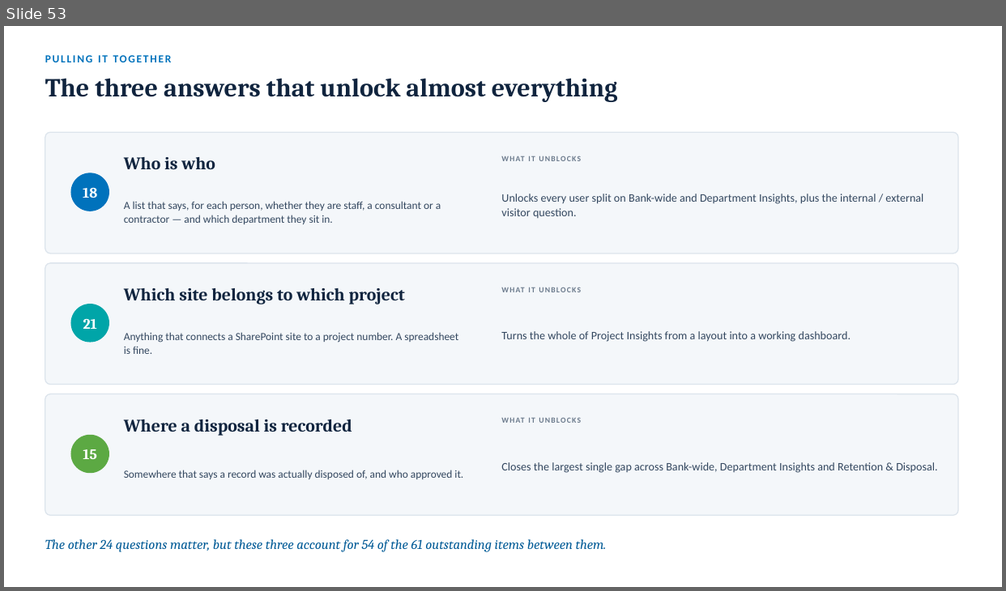
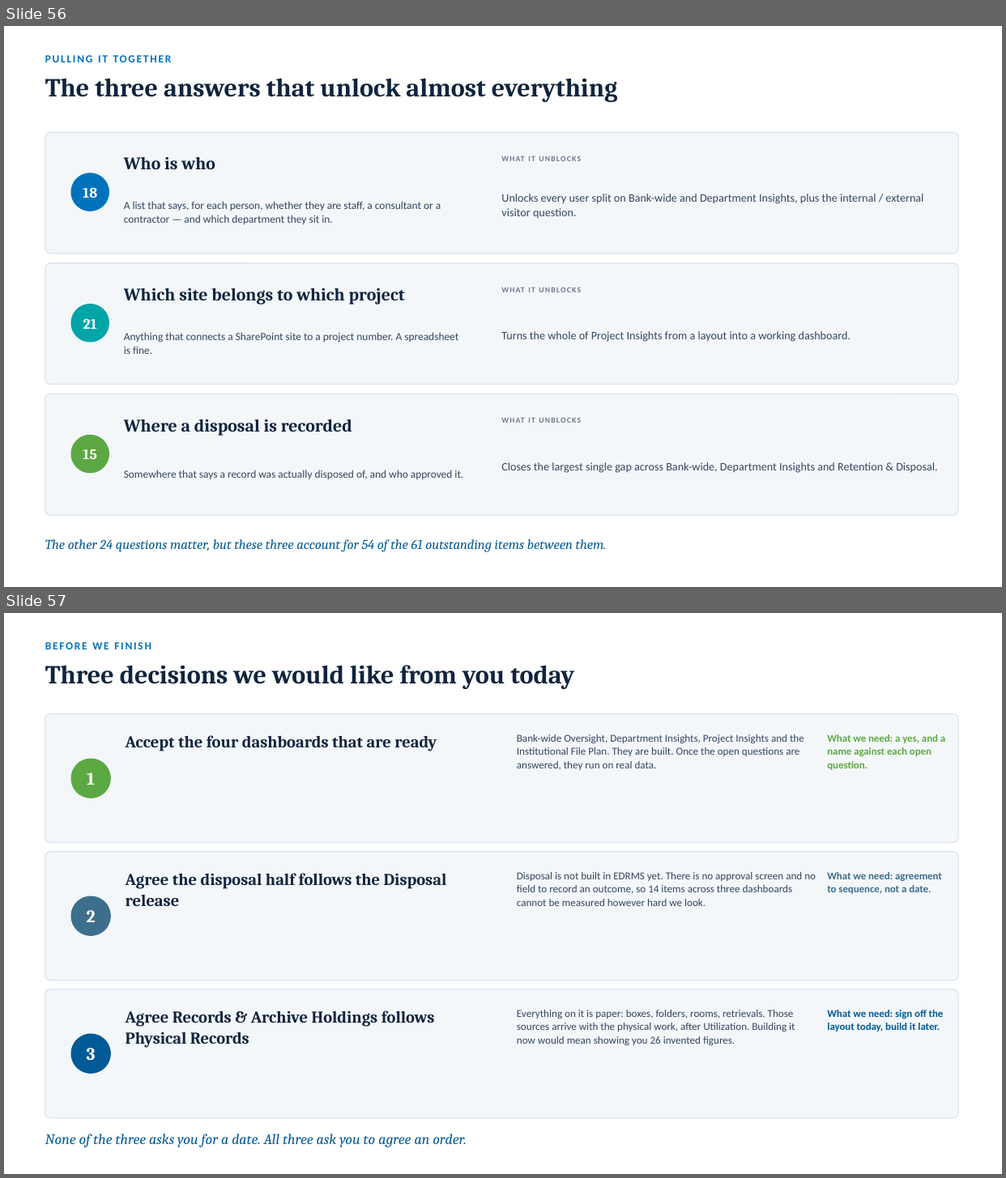
Before and after one commit to perezfiles01-droid/Jim, a slide deck: EDRMS_Client_Workshop_2026-08-22.pptx. Shown one above the other, each under a label of ours: slide 53 before the commit, slides 56 and 57 after it. The pictures are 1006x591 and 1006x1178 pixels, drawn with LibreOffice and Linux fonts; fonts in the diff are those of the drawing. Boxes give left, top, right and bottom in pixels: in the first picture for what was removed or moved away, otherwise in the second. Text is boxed around its words. In the diff, an @@ line names an element or a change of style, - is before the commit and + after.

```diff
--- a/EDRMS_Client_Workshop_2026-08-22.pptx
+++ b/EDRMS_Client_Workshop_2026-08-22.pptx
@@ slide 57 added at [4,613,1002,1174], background #FFFFFF @@
@@ text added at [45,642,151,649], 10.5 pt, text #0072BC, bold @@
+BEFORE WE FINISH
@@ text added at [45,665,574,689], 25 pt, text #10243E, bold @@
+Three decisions we would like from you today
@@ rounded rectangle added at [45,714,958,843], fill #F4F7FA, outline #DCE4EC 1 pt @@
@@ text added at [126,735,437,752], 16 pt, text #10243E, bold @@
+Accept the four dashboards that are ready
@@ text added at [517,735,804,770], 10.2 pt, text #33475F @@
+Bank-wide Oversight, Department Insights, Project Insights and the Institutional File Plan. They are built. Once the open questions are answered, they run on real data.
@@ text added at [827,735,945,770], 10 pt, text #5CA943, bold @@
+What we need: a yes, and a name against each open question.
@@ ellipse added at [71,759,110,798], fill #5CA943, outline #5CA943 1 pt @@
@@ text added at [87,773,95,785], 17 pt, text #FFFFFF, bold @@
+1
@@ rounded rectangle added at [45,852,958,981], fill #F4F7FA, outline #DCE4EC 1 pt @@
@@ text added at [126,873,447,906], 16 pt, text #10243E, bold @@
+Agree the disposal half follows the Disposal release
@@ text added at [517,872,816,906], 10.2 pt, text #33475F @@
+Disposal is not built in EDRMS yet. There is no approval screen and no field to record an outcome, so 14 items across three dashboards cannot be measured however hard we look.
@@ text added at [827,872,942,894], 10 pt, text #3D6E8C, bold @@
+What we need: agreement to sequence, not a date.
@@ ellipse added at [71,897,110,935], fill #3D6E8C, outline #3D6E8C 1 pt @@
@@ text added at [87,910,96,922], 17 pt, text #FFFFFF, bold @@
+2
@@ rounded rectangle added at [45,990,958,1118], fill #F4F7FA, outline #DCE4EC 1 pt @@
@@ text added at [126,1011,435,1048], 16 pt, text #10243E, bold @@
+Agree Records & Archive Holdings follows Physical Records
@@ text added at [517,1010,795,1046], 10.2 pt, text #33475F @@
+Everything on it is paper: boxes, folders, rooms, retrievals. Those sources arrive with the physical work, after Utilization. Building it now would mean showing you 26 invented figures.
@@ text added at [827,1010,944,1032], 10 pt, text #005A96, bold @@
+What we need: sign off the layout today, build it later.
@@ ellipse added at [71,1034,110,1073], fill #005A96, outline #005A96 1 pt @@
@@ text added at [87,1048,96,1060], 17 pt, text #FFFFFF, bold @@
+3
@@ text added at [45,1134,466,1148], 14 pt, text #005A96, italic @@
+None of the three asks you for a date. All three ask you to agree an order.
@@ what was slide 53 is now slide 56 @@
```
Also in this commit, not shown: 17 slides changed, 3 other slides added, 2 other files.
